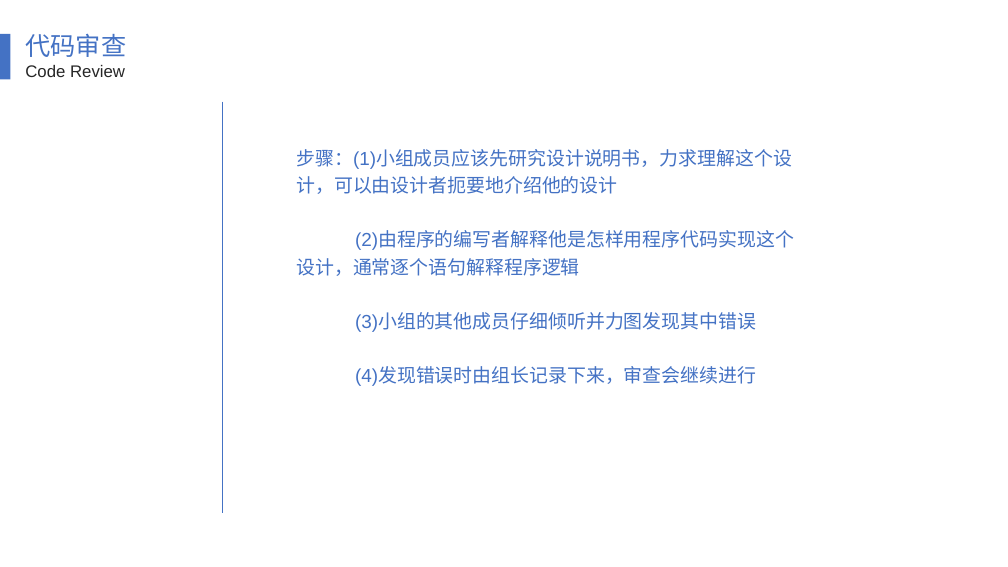
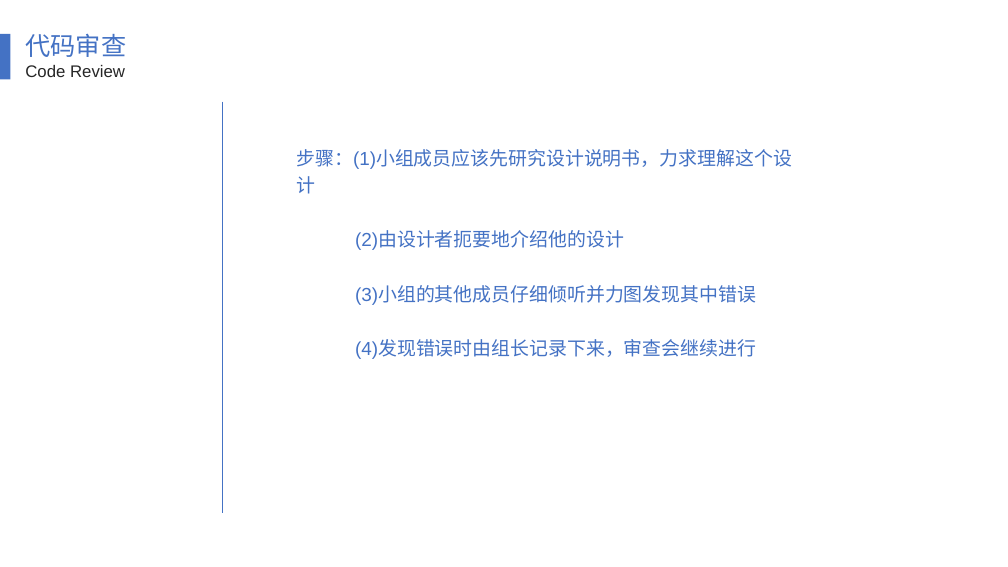
Before and after one commit to SE2018-G11/Chat-helper, a slide deck: slide 12 of 翻转课堂1.pptx (slide 20 before the commit). Drawn at 1008x567 pixels with LibreOffice and Linux fonts; fonts in the diff are those of the drawing. Boxes give left, top, right and bottom in pixels: in the first picture for what was removed or moved away, otherwise in the second. Text is boxed around its words. In the diff, an @@ line names an element or a change of style, - is before the commit and + after.

```diff
--- a/翻转课堂1.pptx
+++ b/翻转课堂1.pptx
@@ text at [296,149,792,250]: text changed @@
-步骤：(1)小组成员应该先研究设计说明书，力求理解这个设计，可以由设计者扼要地介绍他的设计
-(2)由程序的编写者解释他是怎样用程序代码实现这个设计，通常逐个语句解释程序逻辑
+步骤：(1)小组成员应该先研究设计说明书，力求理解这个设计
+(2)由设计者扼要地介绍他的设计
```
Also in this commit, not shown: 14 other slides changed, 14 slides removed.
